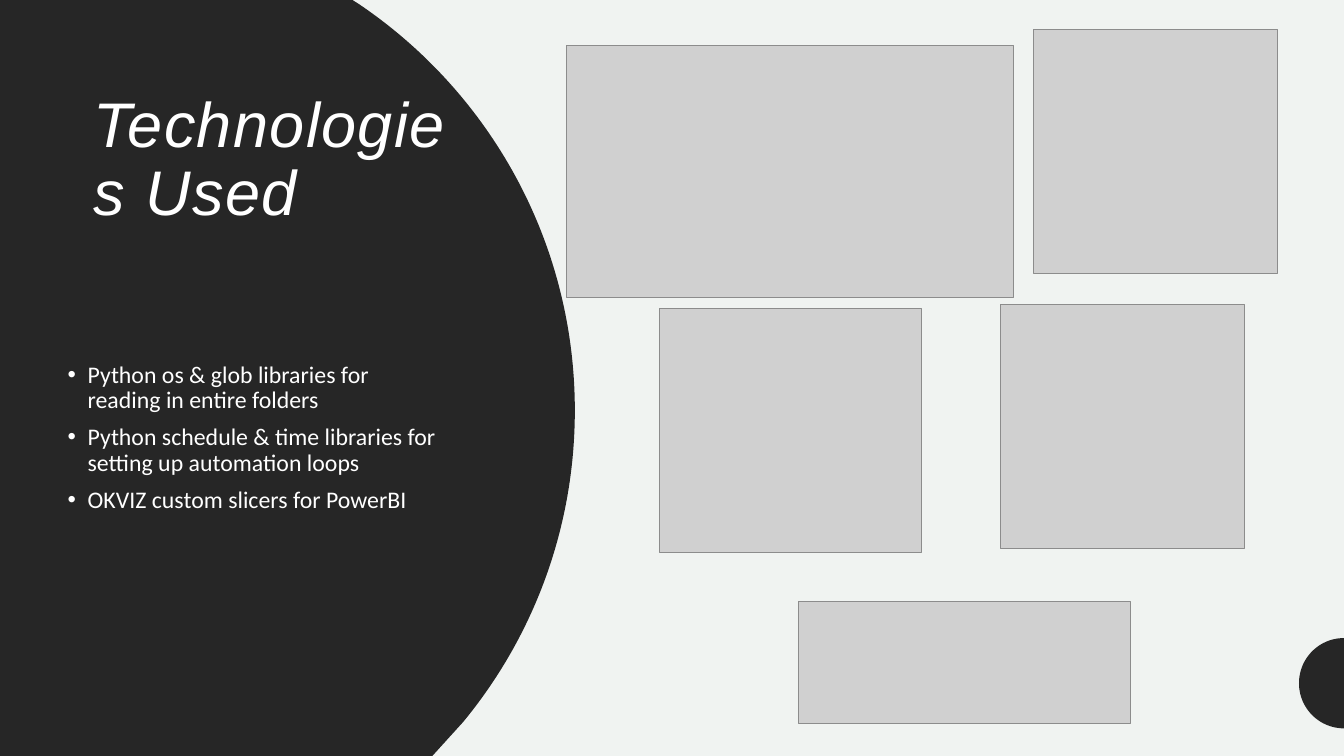
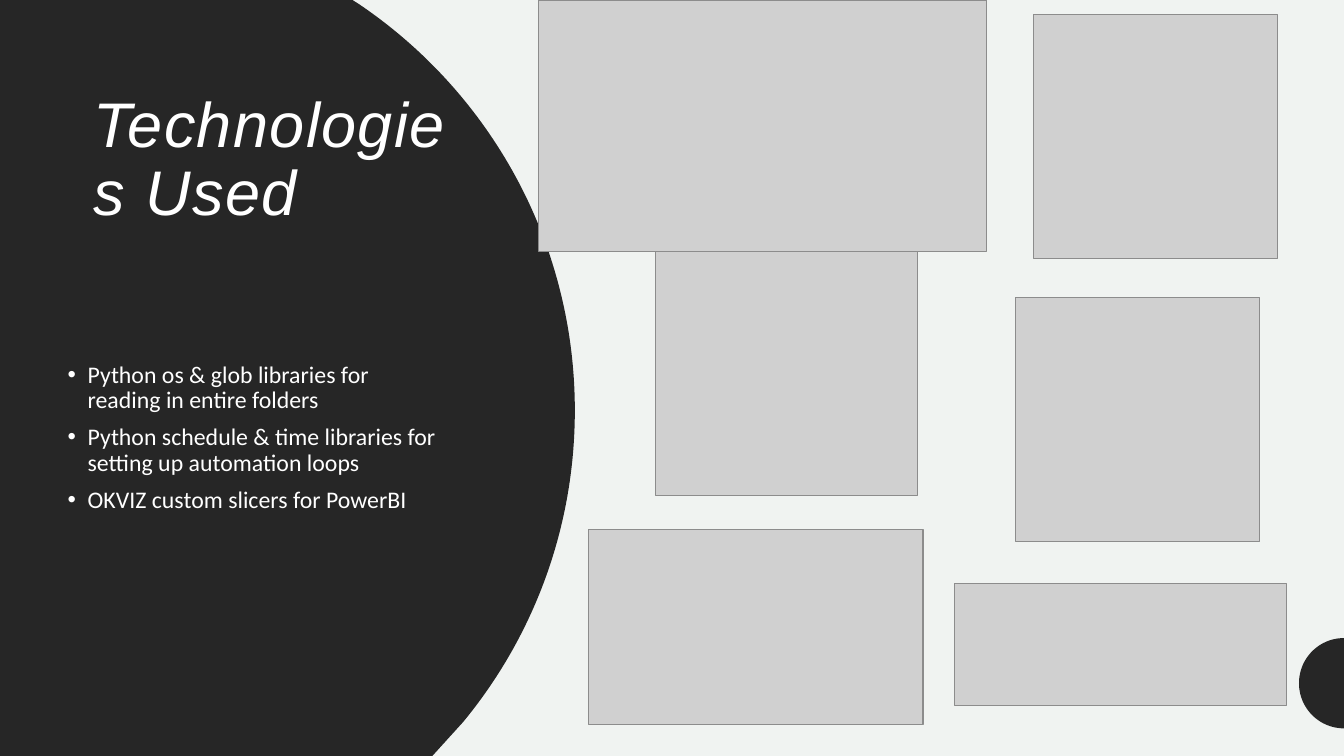
Before and after one commit to meferral/Menu_Dashboard, a slide deck: slide 9 of Capstone_Menu_Dashboard.pptx. Drawn at 1344x756 pixels with LibreOffice and Linux fonts; fonts in the diff are those of the drawing; grey boxes stand for pictures. Boxes give left, top, right and bottom in pixels: in the first picture for what was removed or moved away, otherwise in the second. Text is boxed around its words. In the diff, an @@ line names an element or a change of style, - is before the commit and + after.

```diff
--- a/Capstone_Menu_Dashboard.pptx
+++ b/Capstone_Menu_Dashboard.pptx
@@ picture: place and size @@
-picture at bbox=[567, 45, 1014, 297]
+picture at bbox=[539, 0, 987, 252]
@@ picture: place and size @@
-picture at bbox=[1034, 29, 1278, 273]
+picture at bbox=[1034, 15, 1278, 259]
@@ picture: place and size @@
-picture at bbox=[659, 309, 922, 553]
+picture at bbox=[655, 251, 918, 495]
@@ picture: place and size @@
-picture at bbox=[1001, 304, 1245, 548]
+picture at bbox=[1016, 297, 1260, 541]
@@ picture added at bbox=[589, 529, 923, 725] @@
@@ picture: place and size @@
-picture at bbox=[799, 602, 1130, 724]
+picture at bbox=[955, 584, 1287, 706]
```
Also in this commit, not shown: 1 other slide changed, 10 other files.
